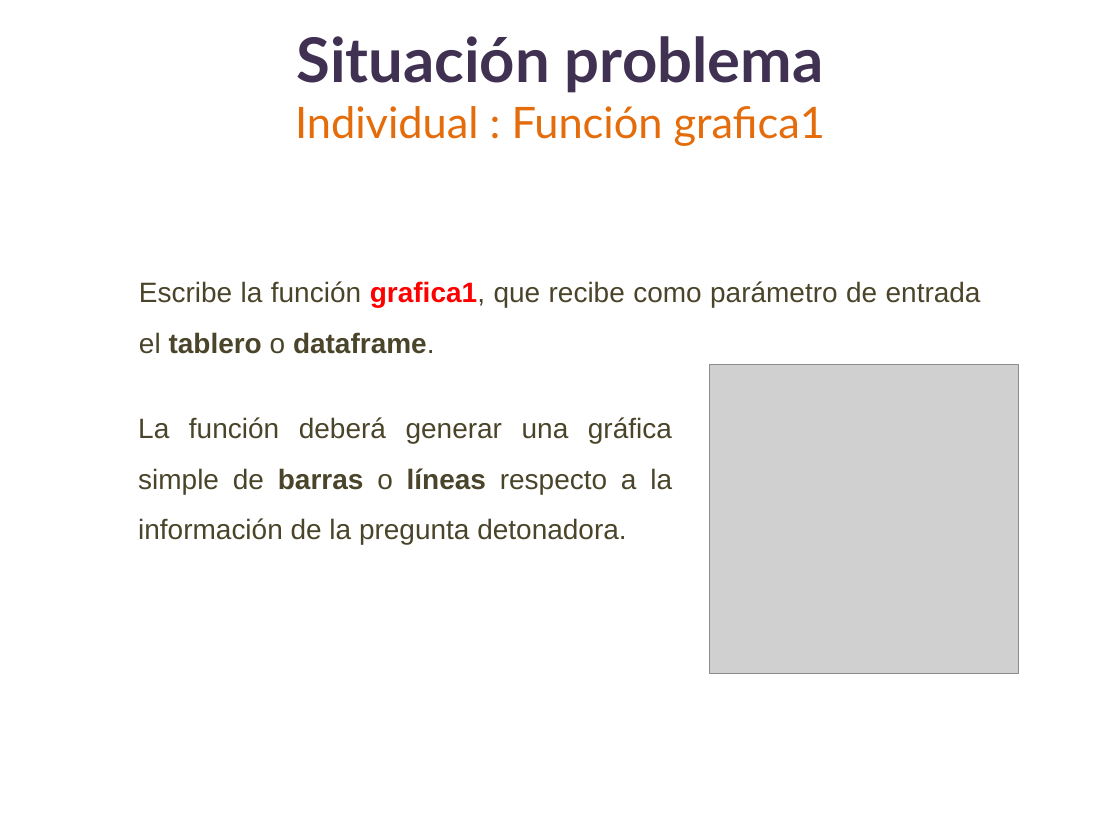
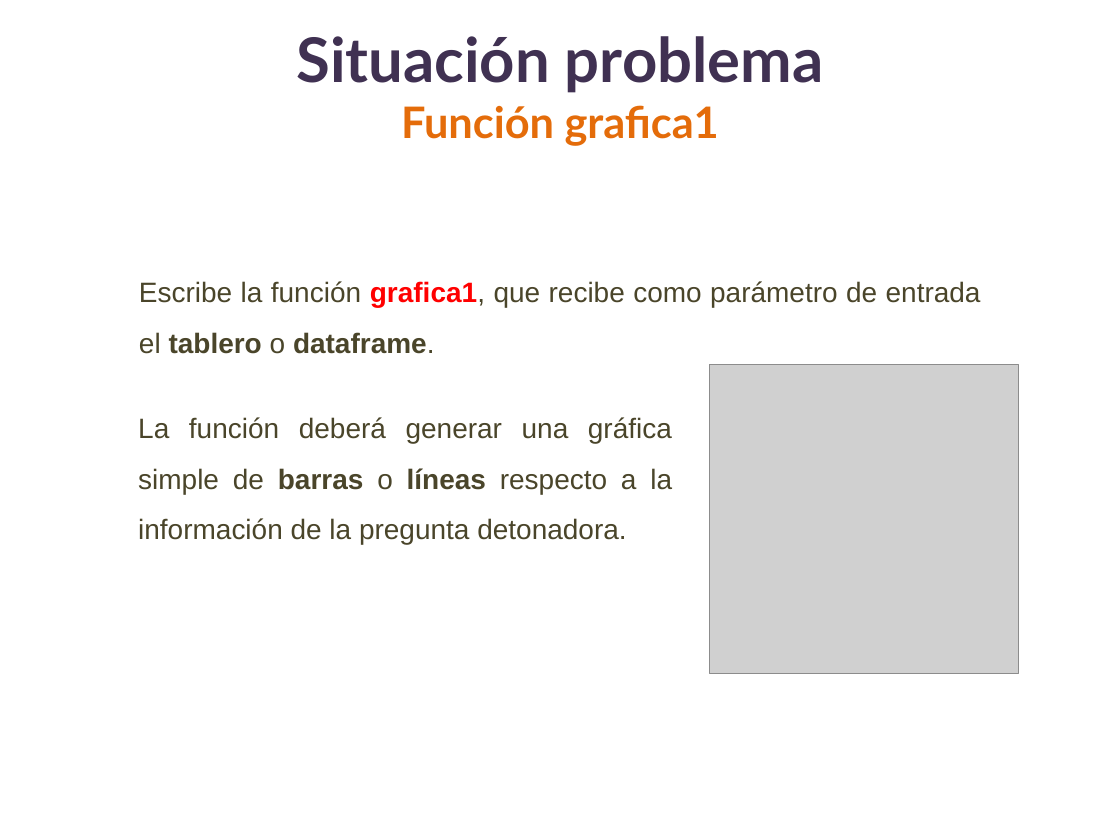
Before and after one commit to lizetheP/PensamientoC, a slide deck: slide 13 of CalendarioAgo2026/proyecto/SITUACION_PROBLEMA.pptx (slide 16 before the commit). Drawn at 1120x840 pixels with LibreOffice and Linux fonts; fonts in the diff are those of the drawing; grey boxes stand for pictures. Boxes give left, top, right and bottom in pixels: in the first picture for what was removed or moved away, otherwise in the second. Text is boxed around its words. In the diff, an @@ line names an element or a change of style, - is before the commit and + after.

```diff
--- a/CalendarioAgo2026/proyecto/SITUACION_PROBLEMA.pptx
+++ b/CalendarioAgo2026/proyecto/SITUACION_PROBLEMA.pptx
@@ title at box(296, 36, 823, 146): text changed; size 27.9 to 39.6 pt; text colour #E46C0A to #403152; bold on @@
-Situación problema
-Individual : Función grafica1
+Situación problema
+Función grafica1
```
Also in this commit, not shown: 12 other slides changed, 2 slides added, 5 slides removed, 7 other files.
